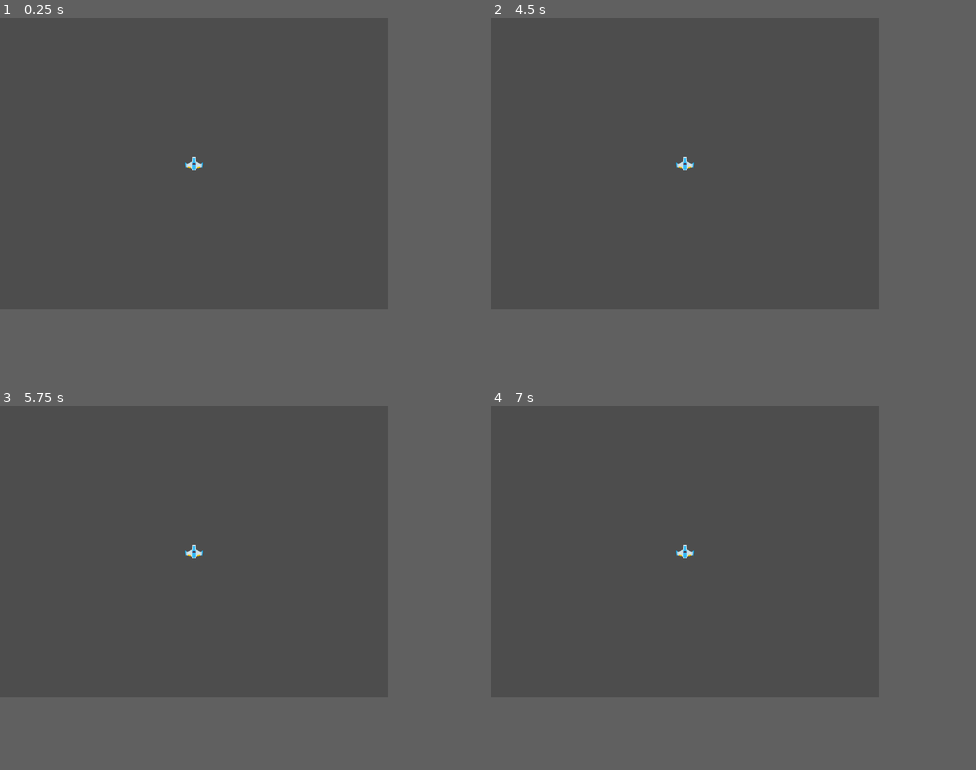
Above: before the commit, frames 1-4 (two rows, left to right).
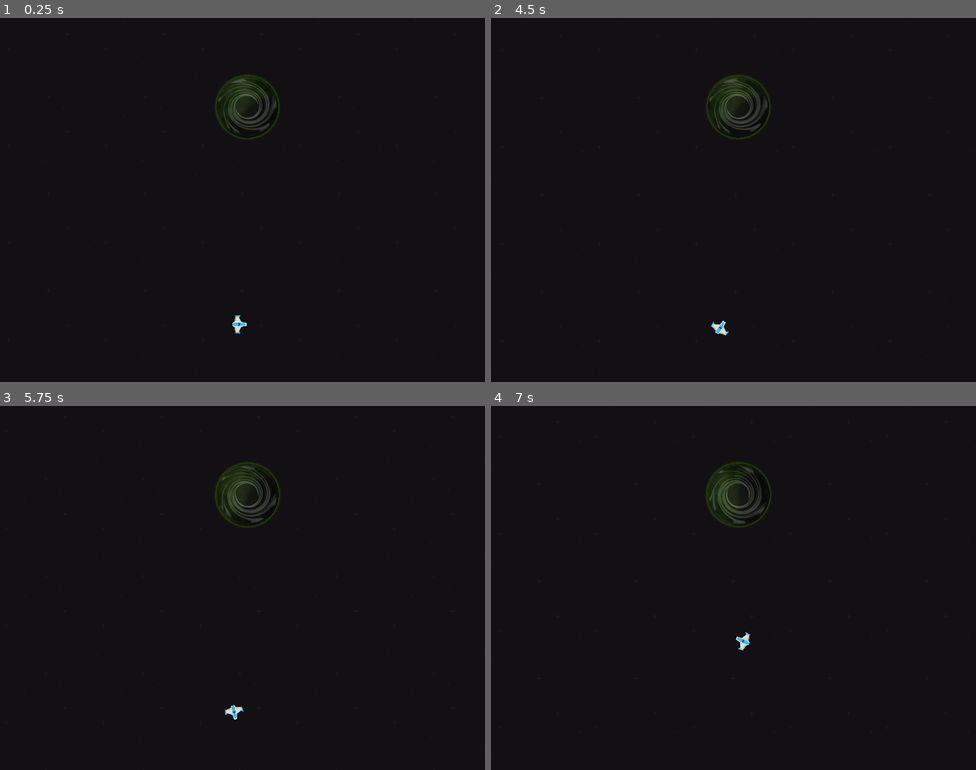
Above: after the commit, the same moments.

Repository: Francisco-Tovar/NewtonRoids
Game: Godot game, scene res://scenes/game.tscn
The game is run twice, just before and just after one commit, with the same random seed, the same clock (stepped at 60 frames per second) and the same inputs.
Inputs:
- Up to frame 1 (0.25 s): no input
- Up to frame 2 (4.5 s): tap Enter at 0.5 s; hold Right (right, bound only after the commit) 0.53-1.28 s; hold Down (decelerate, bound only after the commit) 0.53-1.28 s; hold Left (left, bound only after the commit) 1.28-2.03 s; tap Down (decelerate, bound only after the commit) at 1.35, 2.85, 4.35 s; hold Right (right, bound only after the commit) 2.03-2.78 s; hold Down (decelerate, bound only after the commit) 2.03-2.78 s; hold Up (accelerate, bound only after the commit) 2.78-3.53 s; hold Down (decelerate, bound only after the commit) 3.53-4.28 s; hold Left (left, bound only after the commit) from 3.53 s (still down); tap F1 (reset, bound only after the commit) at 4.15 s
- Up to frame 3 (5.75 s): keep holding Left (left, bound only after the commit); hold Down (decelerate, bound only after the commit) from 5.03 s (still down)
- Up to frame 4 (7 s): release Left (left, bound only after the commit) at 5.78 s; release Down (decelerate, bound only after the commit) at 5.78 s; hold Right (right, bound only after the commit) 5.78-6.53 s; tap Down (decelerate, bound only after the commit) at 5.85 s; hold Up (accelerate, bound only after the commit) from 6.53 s (still down); hold Down (decelerate, bound only after the commit) from 6.53 s (still down)
In our replay, the window is 640x480 before the commit and 800x600 after it. These sizes can differ from the game's own. Grey fills any space a smaller window leaves; there, only what the larger window draws over its background counts as a difference.

The runs differ from the first frame. In frame 1, 64% of the frame differs, in the area x 0-80%, y 0-87%; in frame 2, 64%, in the area x 0-80%, y 0-88%; in frame 3, 64%; in frame 4, 64%.

Commit message:
lots of work
ship movement
background paralaxing
black hole spin and sizing effects

Diff:
--- /dev/null
+++ b/Shaders/scroll.gdshader
@@ -0,0 +1,10 @@
+shader_type canvas_item;
+
+uniform float xSpeed = 0.1;
+uniform float ySpeed = 0.1;
+//fract(sin(dot(UV.xy, vec2(12.9898,78.233))) * 43758.5453123)
+
+void vertex() {
+	UV.x += TIME * xSpeed;
+	UV.y -= TIME * ySpeed;
+}
--- /dev/null
+++ b/default_bus_layout.tres
@@ -0,0 +1,15 @@
+[gd_resource type="AudioBusLayout" format=3 uid="uid://cl6qe4l116nyx"]
+
+[resource]
+bus/1/name = &"Music"
+bus/1/solo = false
+bus/1/mute = false
+bus/1/bypass_fx = false
+bus/1/volume_db = -10.0741
+bus/1/send = &"Master"
+bus/2/name = &"SFX"
+bus/2/solo = false
+bus/2/mute = false
+bus/2/bypass_fx = false
+bus/2/volume_db = 0.0
+bus/2/send = &"Master"
--- a/project.godot
+++ b/project.godot
@@ -15,14 +15,61 @@
 config/features=PackedStringArray("4.3", "GL Compatibility")
 config/icon="res://icon.svg"
 
+[autoload]
+
+Musica="*res://scenes/musica.tscn"
+
 [display]
 
 window/size/viewport_width=640
 window/size/viewport_height=480
+window/size/window_width_override=1280
+window/size/window_height_override=960
 window/stretch/mode="canvas_items"
+
+[input]
+
+quit={
+"deadzone": 0.5,
+"events": [Object(InputEventKey,"resource_local_to_scene":false,"resource_name":"","device":-1,"window_id":0,"alt_pressed":false,"shift_pressed":false,"ctrl_pressed":false,"meta_pressed":false,"pressed":false,"keycode":0,"physical_keycode":4194305,"key_label":0,"unicode":0,"location":0,"echo":false,"script":null)
+]
+}
+reset={
+"deadzone": 0.5,
+"events": [Object(InputEventKey,"resource_local_to_scene":false,"resource_name":"","device":-1,"window_id":0,"alt_pressed":false,"shift_pressed":false,"ctrl_pressed":false,"meta_pressed":false,"pressed":false,"keycode":0,"physical_keycode":4194332,"key_label":0,"unicode":0,"location":0,"echo":false,"script":null)
+]
+}
+accelerate={
+"deadzone": 0.5,
+"events": [Object(InputEventKey,"resource_local_to_scene":false,"resource_name":"","device":-1,"window_id":0,"alt_pressed":false,"shift_pressed":false,"ctrl_pressed":false,"meta_pressed":false,"pressed":false,"keycode":0,"physical_keycode":4194320,"key_label":0,"unicode":0,"location":0,"echo":false,"script":null)
+]
+}
+decelerate={
+"deadzone": 0.5,
+"events": [Object(InputEventKey,"resource_local_to_scene":false,"resource_name":"","device":-1,"window_id":0,"alt_pressed":false,"shift_pressed":false,"ctrl_pressed":false,"meta_pressed":false,"pressed":false,"keycode":0,"physical_keycode":4194322,"key_label":0,"unicode":0,"location":0,"echo":false,"script":null)
+]
+}
+shoot={
+"deadzone": 0.5,
+"events": [Object(InputEventKey,"resource_local_to_scene":false,"resource_name":"","device":-1,"window_id":0,"alt_pressed":false,"shift_pressed":false,"ctrl_pressed":false,"meta_pressed":false,"pressed":false,"keycode":0,"physical_keycode":32,"key_label":0,"unicode":32,"location":0,"echo":false,"script":null)
+, Object(InputEventMouseButton,"resource_local_to_scene":false,"resource_name":"","device":-1,"window_id":0,"alt_pressed":false,"shift_pressed":false,"ctrl_pressed":false,"meta_pressed":false,"button_mask":1,"position":Vector2(51, 20),"global_position":Vector2(60, 66),"factor":1.0,"button_index":1,"canceled":false,"pressed":true,"double_click":false,"script":null)
+]
+}
+left={
+"deadzone": 0.5,
+"events": [Object(InputEventKey,"resource_local_to_scene":false,"resource_name":"","device":-1,"window_id":0,"alt_pressed":false,"shift_pressed":false,"ctrl_pressed":false,"meta_pressed":false,"pressed":false,"keycode":0,"physical_keycode":4194319,"key_label":0,"unicode":0,"location":0,"echo":false,"script":null)
+]
+}
+right={
+"deadzone": 0.5,
+"events": [Object(InputEventKey,"resource_local_to_scene":false,"resource_name":"","device":-1,"window_id":0,"alt_pressed":false,"shift_pressed":false,"ctrl_pressed":false,"meta_pressed":false,"pressed":false,"keycode":0,"physical_keycode":4194321,"key_label":0,"unicode":0,"location":0,"echo":false,"script":null)
+]
+}
 
 [rendering]
 
 textures/canvas_textures/default_texture_filter=0
 renderer/rendering_method="gl_compatibility"
 renderer/rendering_method.mobile="gl_compatibility"
+environment/defaults/default_clear_color=Color(0.0113655, 0.0643926, 0.164164, 1)
+anti_aliasing/quality/msaa_2d=2
--- a/scenes/game.tscn
+++ b/scenes/game.tscn
@@ -1,9 +1,38 @@
-[gd_scene load_steps=2 format=3 uid="uid://dqaiyn5nqggpj"]
+[gd_scene load_steps=7 format=3 uid="uid://dqaiyn5nqggpj"]
 
+[ext_resource type="Script" path="res://scripts/game.gd" id="1_5xocs"]
 [ext_resource type="PackedScene" uid="uid://c20w1oa160mph" path="res://scenes/nave.tscn" id="1_82h87"]
+[ext_resource type="Shader" path="res://Shaders/scroll.gdshader" id="2_57tv2"]
+[ext_resource type="Texture2D" uid="uid://dxpqft1towtb1" path="res://assets/Backgrounds/black.png" id="3_kr8jx"]
+[ext_resource type="PackedScene" uid="uid://dxyx8bxfv1ggd" path="res://scenes/hoyo_negro.tscn" id="5_1fv1s"]
 
-[node name="Game" type="Node2D"]
+[sub_resource type="ShaderMaterial" id="ShaderMaterial_0eskj"]
+shader = ExtResource("2_57tv2")
+shader_parameter/xSpeed = 0.1
+shader_parameter/ySpeed = 0.1
 
-[node name="Camera2D" type="Camera2D" parent="."]
+[node name="Juego" type="Node2D"]
+script = ExtResource("1_5xocs")
 
-[node name="CharacterBody2D" parent="." instance=ExtResource("1_82h87")]
+[node name="camara" type="Camera2D" parent="."]
+position = Vector2(320, 241)
+
+[node name="background" type="TextureRect" parent="."]
+texture_repeat = 2
+material = SubResource("ShaderMaterial_0eskj")
+offset_left = -3.0
+offset_top = -3.0
+offset_right = 1291.0
+offset_bottom = 969.0
+scale = Vector2(0.5, 0.5)
+texture = ExtResource("3_kr8jx")
+expand_mode = 2
+stretch_mode = 1
+
+[node name="hoyoNegro" parent="." instance=ExtResource("5_1fv1s")]
+position = Vector2(326, 118)
+scale = Vector2(0.21, 0.21)
+
+[node name="jugador" parent="." instance=ExtResource("1_82h87")]
+position = Vector2(316, 405)
+scale = Vector2(0.25, 0.25)
--- a/scenes/hoyo_negro.tscn
+++ b/scenes/hoyo_negro.tscn
@@ -1,3 +1,27 @@
-[gd_scene format=3 uid="uid://dxyx8bxfv1ggd"]
+[gd_scene load_steps=5 format=3 uid="uid://dxyx8bxfv1ggd"]
 
-[node name="HoyoNegro" type="AnimatableBody2D"]
+[ext_resource type="Script" path="res://scripts/hoyo_negro.gd" id="1_kv2hs"]
+[ext_resource type="Texture2D" uid="uid://bq51tg40v6gp7" path="res://assets/PNG/Blackhole2.png" id="2_hqk4q"]
+[ext_resource type="Texture2D" uid="uid://2nw3ca6i3u30" path="res://assets/PNG/Blackhole1.png" id="3_le2ql"]
+
+[sub_resource type="CircleShape2D" id="CircleShape2D_n2so8"]
+radius = 179.31
+
+[node name="hoyoNegro" type="Area2D"]
+modulate = Color(0.952941, 1, 1, 0.627451)
+scale = Vector2(0.29, 0.29)
+script = ExtResource("1_kv2hs")
+
+[node name="Sprite2D" type="Sprite2D" parent="."]
+modulate = Color(1, 1, 1, 0.509804)
+scale = Vector2(0.6, 0.6)
+texture = ExtResource("2_hqk4q")
+
+[node name="Sprite2D2" type="Sprite2D" parent="."]
+self_modulate = Color(1, 1, 1, 0.819608)
+z_index = 10
+texture = ExtResource("3_le2ql")
+
+[node name="CollisionShape2D" type="CollisionShape2D" parent="."]
+position = Vector2(9.53674e-07, -1.19209e-07)
+shape = SubResource("CircleShape2D_n2so8")
--- /dev/null
+++ b/scenes/musica.tscn
@@ -0,0 +1,9 @@
+[gd_scene load_steps=2 format=3 uid="uid://w828ktoh2m3h"]
+
+[ext_resource type="AudioStream" uid="uid://bupq0xu7d3ewj" path="res://assets/BGM/Digital Frontier.mp3" id="1_7ngfr"]
+
+[node name="Musica" type="AudioStreamPlayer2D"]
+position = Vector2(10, -6)
+stream = ExtResource("1_7ngfr")
+autoplay = true
+bus = &"Music"
--- a/scenes/nave.tscn
+++ b/scenes/nave.tscn
@@ -1,13 +1,18 @@
-[gd_scene load_steps=2 format=3 uid="uid://c20w1oa160mph"]
+[gd_scene load_steps=3 format=3 uid="uid://c20w1oa160mph"]
 
+[ext_resource type="Script" path="res://scripts/nave.gd" id="1_75513"]
 [ext_resource type="Texture2D" uid="uid://qe4bgn1x2yk5" path="res://assets/PNG/playerShip1_blue.png" id="1_wvv4c"]
 
 [node name="nave" type="CharacterBody2D"]
+z_index = 5
 scale = Vector2(0.3, 0.3)
 motion_mode = 1
+script = ExtResource("1_75513")
 
 [node name="Sprite2D" type="Sprite2D" parent="."]
+rotation = 1.5708
 texture = ExtResource("1_wvv4c")
 
 [node name="CollisionPolygon2D" type="CollisionPolygon2D" parent="."]
+rotation = 1.5708
 polygon = PackedVector2Array(-6.66667, 33.3333, -13.3333, 26.6667, -43.3333, 20, -46.6667, -3.33333, -33.3333, 3.33333, -10, -13.3333, -6.66667, -36.6667, 6.66667, -36.6667, 10, -13.3333, 36.6667, 3.33333, 46.6667, -3.33333, 43.3333, 23.3333, 13.3333, 26.6667, 6.66667, 36.6667, -6.66667, 36.6667)
--- /dev/null
+++ b/scripts/game.gd
@@ -0,0 +1,8 @@
+extends Node2D
+
+func _process(_delta):
+	#debug actions esc=quit f1=reset
+	if	Input.is_action_just_pressed("quit"):
+		get_tree().quit()
+	elif Input.is_action_just_pressed("reset"):
+		get_tree().reload_current_scene()
--- /dev/null
+++ b/scripts/hoyo_negro.gd
@@ -0,0 +1,20 @@
+extends Area2D
+@onready var sp1: Sprite2D = $Sprite2D2
+@onready var sp2: Sprite2D = $Sprite2D
+
+func _process(delta: float) -> void:
+#spin effect
+	sp1.rotation_degrees += 15 * delta;
+	sp2.rotation_degrees -= 15 * delta;
+
+
+#size variant effect
+	var ran = randf_range(-0.001 , 0.001);
+	var sx = sp1.scale.x + ran;
+	sp1.scale.x = clamp( sx, 0.85, 1.15 );
+	var sy = sp1.scale.x + ran;
+	sp1.scale.y = clamp( sy, 0.85, 1.15 );
+	var ssx = sp2.scale.x + ran;
+	sp2.scale.x = clamp( ssx, 0.45, 0.75 );
+	var ssy = sp2.scale.x + ran;
+	sp2.scale.y = clamp( ssy, 0.45, 0.75 );
--- /dev/null
+++ b/scripts/nave.gd
@@ -0,0 +1,45 @@
+extends CharacterBody2D
+
+@onready var Vbackground: TextureRect = $"../background"
+
+const TURN_SPEED = 180
+const  MOVE_SPEED = 150
+const ACC = 0.05
+const DEC = 0.002
+
+var motion = Vector2.ZERO
+
+var screen_size
+var screen_buffer = 8
+
+func _ready() -> void:
+	screen_size = get_viewport_rect().size
+
+func _physics_process(delta: float) -> void:
+	if Input.is_action_pressed("left"):
+		rotation_degrees -= TURN_SPEED * delta
+	if Input.is_action_pressed("right"):
+		rotation_degrees += TURN_SPEED * delta
+
+	var moveDir = Vector2(1,0).rotated(rotation)
+
+	if Input.is_action_pressed("accelerate"):
+		motion = motion.lerp(moveDir, ACC)
+	else:
+		motion = motion.lerp(Vector2(0,0), DEC)
+
+	if Input.is_action_pressed("decelerate"):
+		motion = motion.lerp(-moveDir, ACC)
+	else:
+		motion = motion.lerp(Vector2(0,0), DEC)
+
+	#actual moving
+	position += motion * MOVE_SPEED * delta
+
+	#background paralaxing
+	Vbackground.material.set_shader_parameter("xSpeed", motion.x * 0.015)
+	Vbackground.material.set_shader_parameter("ySpeed", motion.y * 0.015)
+
+	#screen wrap
+	position.x = wrapf(position.x, -screen_buffer, screen_size.x + screen_buffer)
+	position.y = wrapf(position.y, -screen_buffer, screen_size.y + screen_buffer)
Not shown, added: assets/BGM/Digital Frontier.mp3.import
Not shown, added: assets/BGM/Monotolic.mp3.import
Not shown, added: assets/BGM/SL Digital Frontier.mp3.import
Binary file added: assets/PNG/Blackhole1.png
Not shown, added: assets/PNG/Blackhole1.png.import
Binary file added: assets/PNG/Blackhole2.png
Not shown, added: assets/PNG/Blackhole2.png.import
Not shown, added: assets/BGM/Digital Frontier.mp3
Not shown, added: assets/BGM/Monotolic.mp3
Not shown, added: assets/BGM/SL Digital Frontier.mp3
